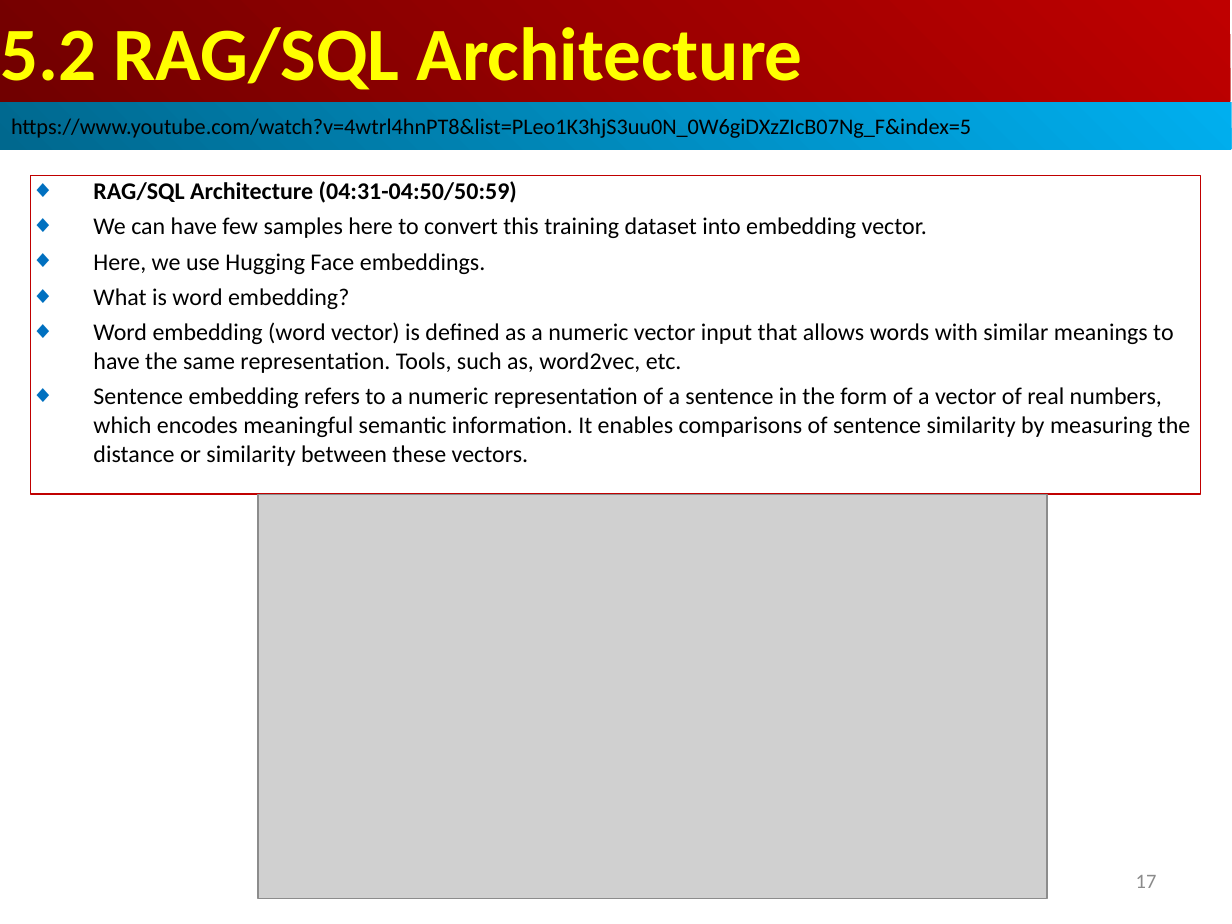
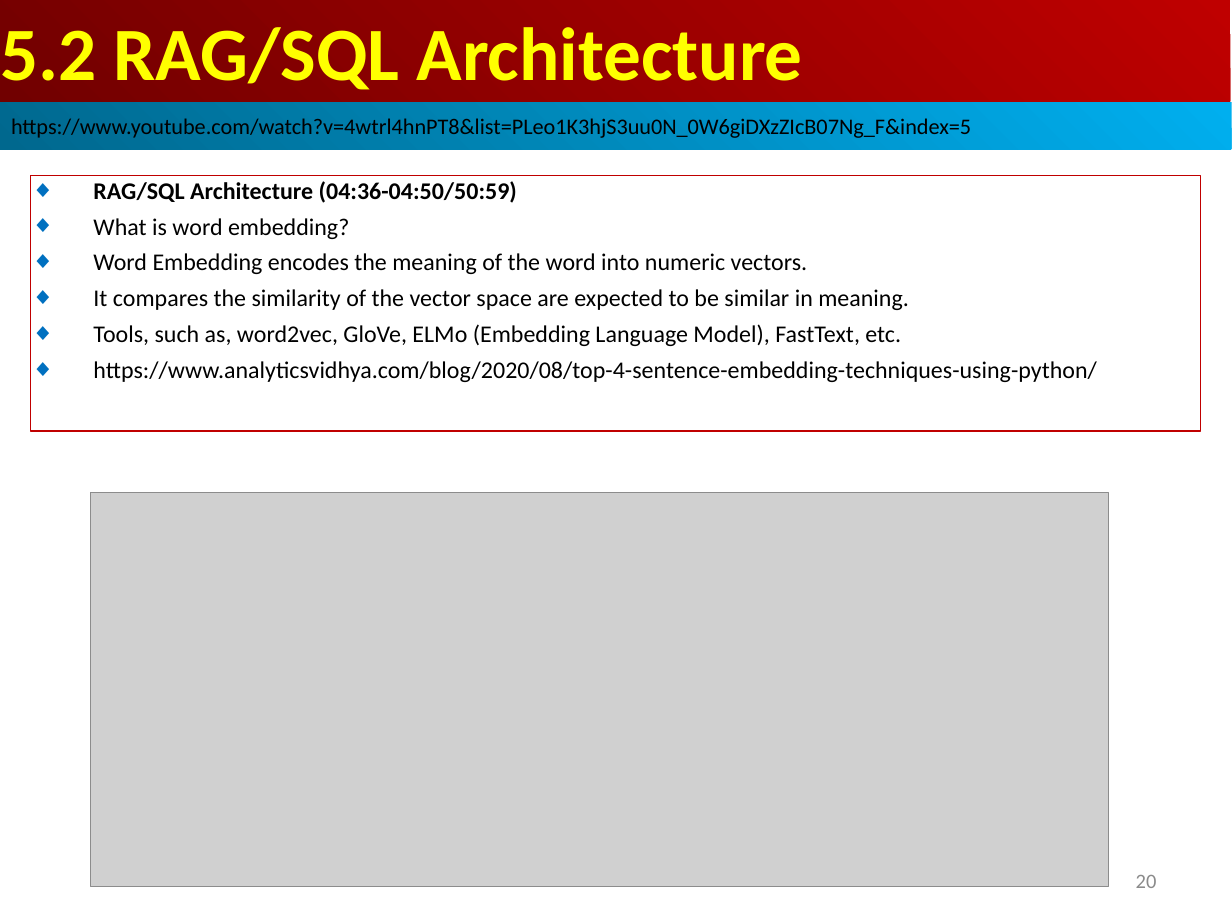
Before and after one commit to peterhchen/AIU_CS515_LLM, a slide deck: slide 20 of 810_LangChain_CB/005_RAG_SQL_App/001_Video/05.00_03_RAG_SQL.ppt (slide 17 before the commit). Drawn at 1232x924 pixels with LibreOffice and Linux fonts; fonts in the diff are those of the drawing; grey boxes stand for pictures. Boxes give left, top, right and bottom in pixels: in the first picture for what was removed or moved away, otherwise in the second. Text is boxed around its words. In the diff, an @@ line names an element or a change of style, - is before the commit and + after.

```diff
--- a/810_LangChain_CB/005_RAG_SQL_App/001_Video/05.00_03_RAG_SQL.ppt
+++ b/810_LangChain_CB/005_RAG_SQL_App/001_Video/05.00_03_RAG_SQL.ppt
@@ rectangle "RAG/SQL Architecture (04:36-04:50/50:59)": place and size @@
-rectangle "RAG/SQL Architecture (04:36-04:50/50:59)" at bbox=[31, 175, 1201, 494]
+rectangle "RAG/SQL Architecture (04:36-04:50/50:59)" at bbox=[31, 175, 1201, 431]
@@ text in rectangle at bbox=[93, 181, 517, 203]: text changed; bold on @@
-◆ RAG/SQL Architecture (04:31-04:50/50:59)
-◆ We can have few samples here to convert this training dataset into embedding vector.
-◆ Here, we use Hugging Face embeddings.
+◆ RAG/SQL Architecture (04:36-04:50/50:59)
@@ text in rectangle at bbox=[93, 253, 1096, 382]: text changed @@
-◆ Word embedding (word vector) is defined as a numeric vector input that allows words with similar meanings to have the same representation. Tools, such as, word2vec, etc.
-◆ Sentence embedding refers to a numeric representation of a sentence in the form of a vector of real numbers, which encodes meaningful semantic information. It enables comparisons of sentence similarity by measuring the distance or similarity between these vectors.
+◆ Word Embedding encodes the meaning of the word into numeric vectors.
+◆ It compares the similarity of the vector space are expected to be similar in meaning.
+◆ Tools, such as, word2vec, GloVe, ELMo (Embedding Language Model), FastText, etc.
+◆ https://www.analyticsvidhya.com/blog/2020/08/top-4-sentence-embedding-techniques-using-python/
@@ picture: place and size @@
-picture at bbox=[257, 494, 1046, 898]
+picture at bbox=[91, 493, 1109, 887]
@@ page number at bbox=[1136, 875, 1157, 888]: text changed @@
-17
+20
```
Also in this commit, not shown: 9 other slides changed, 5 slides added.
